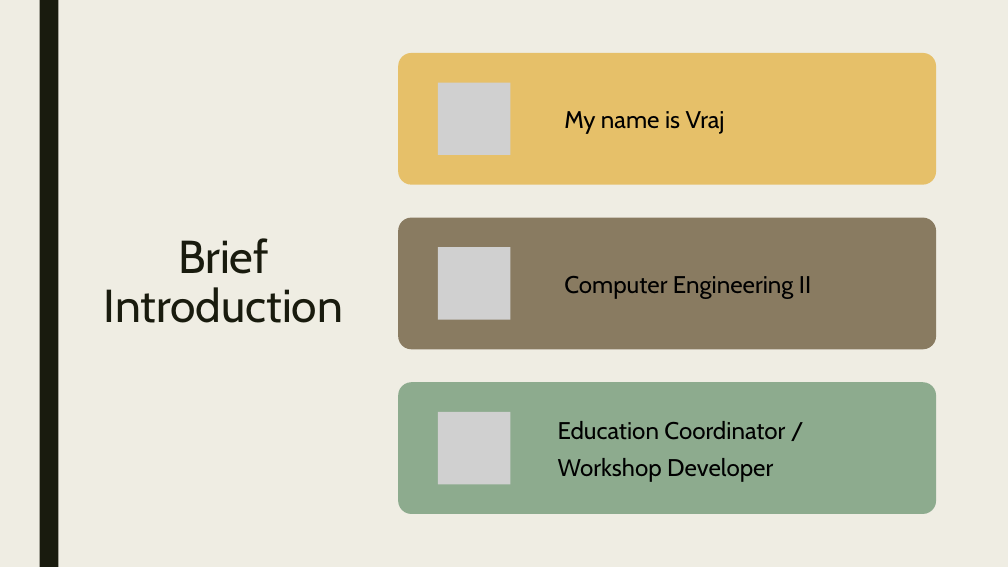
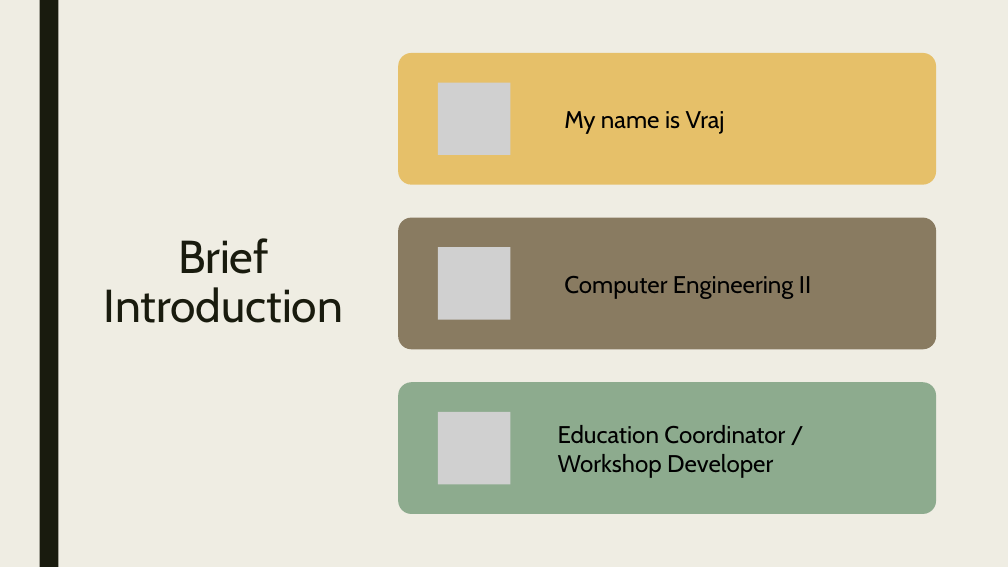
Before and after one commit to ConnorUsaty/MacAIEducation2023, a slide deck: slide 3 of Workshop_Slides/Workshop_1.pptx. Drawn at 1008x567 pixels with LibreOffice and Linux fonts; fonts in the diff are those of the drawing; grey boxes stand for pictures. Boxes give left, top, right and bottom in pixels: in the first picture for what was removed or moved away, otherwise in the second. Text is boxed around its words. In the diff, an @@ line names an element or a change of style, - is before the commit and + after.

```diff
--- a/Workshop_Slides/Workshop_1.pptx
+++ b/Workshop_Slides/Workshop_1.pptx
@@ text at [558,425,785,478]: text changed @@
-Education Coordinator /
-Workshop Developer
+Education Coordinator / Workshop Developer
```
Also in this commit, not shown: 3 other slides changed, 1 slide added.
